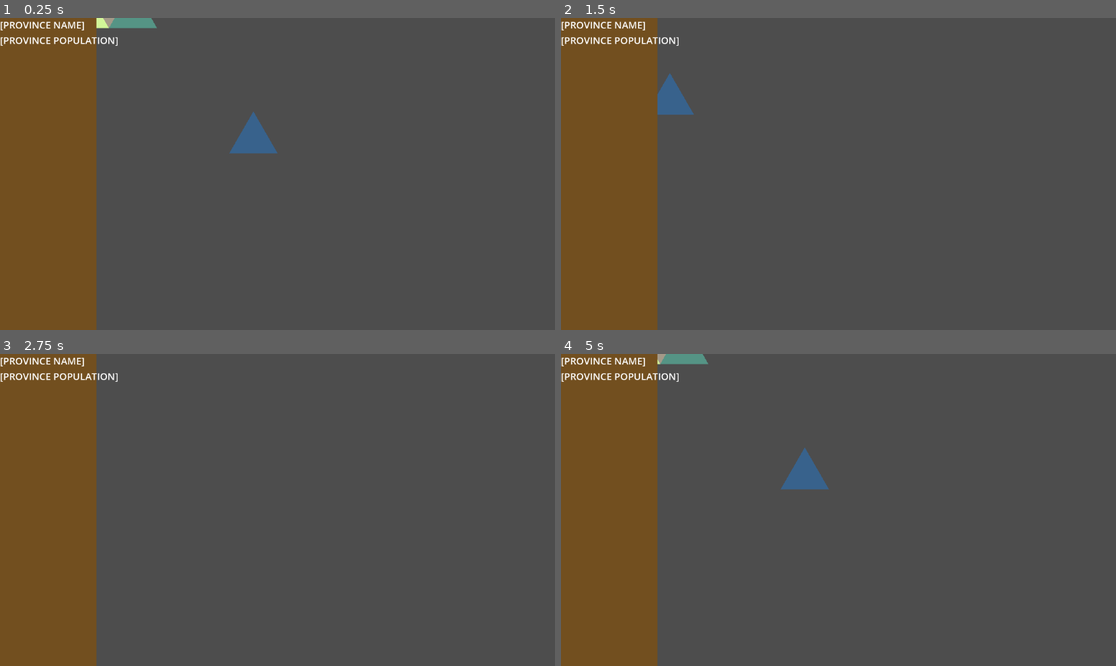
Above: before the commit, frames 1-4 (two rows, left to right).
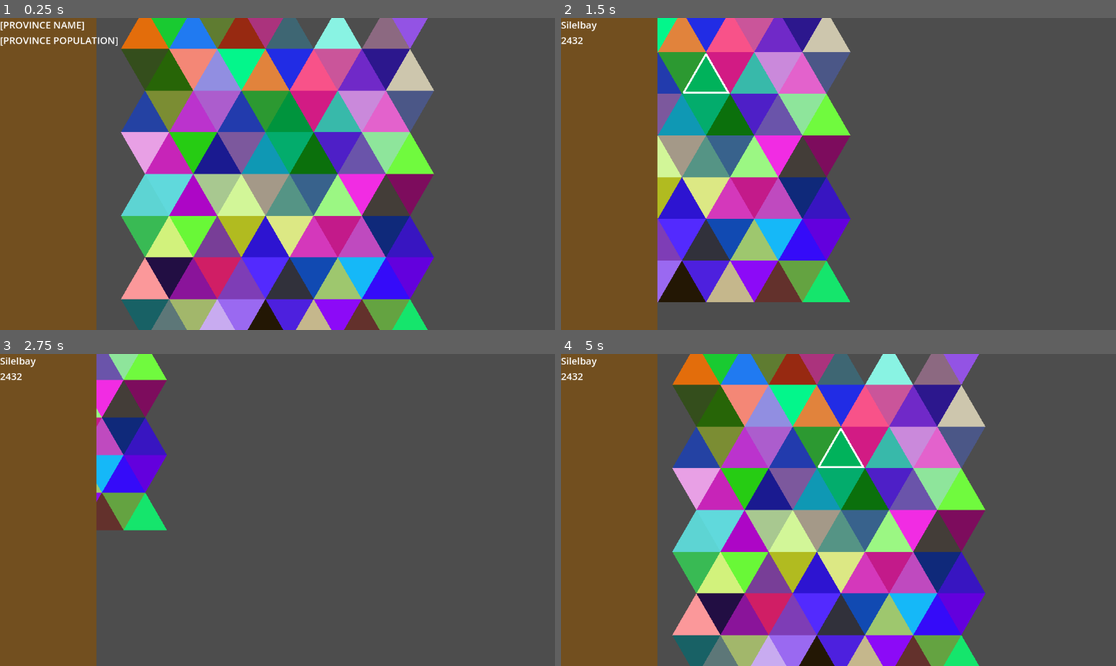
Above: after the commit, the same moments.

Repository: GermanCodeEngineer/map-game
Game: Godot game, scene res://window.tscn
Two runs of this game, one before a commit and one after it. Both use one fixed random seed, a clock stepped at 60 frames per second and the inputs below.
Inputs (mouse positions are in pixels of both pictures, inside the frame that each line leads up to):
- Up to frame 1 (0.25 s): no input
- Up to frame 2 (1.5 s): tap Enter at 0.5 s; move the mouse to (816, 133) at 0.52 s; hold Right (ui_right) 0.53-1.28 s; tap Mouse wheel down (zoom_in) at 0.6 s; click (816, 133) at 0.67 s; move the mouse to (566, 24) at 1.27 s; hold Down (ui_down) from 1.28 s (still down); tap Mouse wheel up (zoom_out) at 1.35 s; click (566, 24) at 1.42 s
- Up to frame 3 (2.75 s): move the mouse to (333, 441) at 2.02 s; release Down (ui_down) at 2.03 s; hold Right (ui_right) from 2.03 s (still down); tap Mouse wheel down (zoom_in) at 2.1 s
- Up to frame 4 (5 s): move the mouse to (810, 572) at 2.77 s; release Right (ui_right) at 2.78 s; hold Up (ui_up) 2.78-3.53 s; tap Mouse wheel up (zoom_out) at 2.85, 4.35 s; click (810, 572) at 2.92 s; move the mouse to (1005, 556) at 3.52 s; hold Left (ui_left) from 3.53 s (still down); tap Mouse wheel down (zoom_in) at 3.6 s; move the mouse to (572, 360) at 4.27 s; click (572, 360) at 4.42 s

The runs differ from the first frame. In frame 1, 51% of the frame differs, in the area x 17-79%, y 0-100%; in frame 2, 30%; in frame 3, 6.2%; in frame 4, 52%, in the area x 0-77%, y 0-100%.

Commit message:
started a bugfix

Diff:
--- a/map.gd
+++ b/map.gd
@@ -26,20 +26,30 @@
 	func fill_content():
 		var map_data = utility.read_json_file("res://map_data.json")
 		var provinces_data = map_data["provinces"]
-		for row in range(self.province_rows):
-			for col in range(self.province_cols):
-				@warning_ignore("integer_division")
-				var x = (col - self.province_cols) * self.province_size / 2
-				@warning_ignore("integer_division")
-				var y = (row - self.province_rows) * (self.province_size * sqrt(3) / 2)
-				var pointing_up = (row + col) % 2 == 0
-				var pos = Vector2(x, y)
-				var province_data = provinces_data[len(self.provinces)]
-				self.provinces[province_data["name"]] = Province.new(
-					self, row, col, pos, pointing_up,
-					province_data["name"], province_data["population"], Color.html(province_data["color"]),
-				)
-		print(self.provinces.keys())
+
+		var total_cells = self.province_rows * self.province_cols
+		var cells_to_fill = min(total_cells, provinces_data.size())
+
+		# Fill only as many cells as we have province data for.
+		for data_index in range(cells_to_fill):
+			# derive row/col from the linear data index
+			@warning_ignore("integer_division")
+			var row = data_index / self.province_cols
+			var col = data_index % self.province_cols
+
+			# Center the grid around (0,0). Use half-size horizontally (size/2) which is
+			# the correct horizontal spacing for equilateral-triangle tiling.
+			var x = (col - (self.province_cols - 1) / 2.0) * (self.province_size / 2.0)
+			var y = (row - (self.province_rows - 1) / 2.0) * (self.province_size * sqrt(3) / 2.0)
+
+			var pointing_up = (row + col) % 2 == 0
+			var pos = Vector2(x, y)
+			var province_data = provinces_data[data_index]
+			self.provinces[province_data["name"]] = Province.new(
+				self, row, col, pos, pointing_up,
+				province_data["name"], province_data["population"], Color.html(province_data["color"]),
+			)
+		# print(self.provinces.keys())
 		var realms_data = map_data["realms"]
 		for realm_name in realms_data.keys():
 			# For now, each realm has one province with the same name
--- a/province.gd
+++ b/province.gd
@@ -72,7 +72,7 @@
 	# Read-only Properties
 	func realm() -> Realm:
 		for realm in self.map.realms.values():
-			if self in realm.provines:
+			if self in realm.provinces:
 				return realm
 		assert(false, "Province has no realm")
 		return null
--- a/realm.gd
+++ b/realm.gd
@@ -1,10 +1,7 @@
 extends Node2D
 
-const utility = preload("res://utility.gd")
 const WorldMap = preload("res://map.gd").WorldMap
 const Province = preload("res://province.gd").Province
-
-const COLOR_SELECTED = Color(1, 1, 1, 1)
 
 class Realm:
 	var map: WorldMap
Not shown, added: .nomedia
